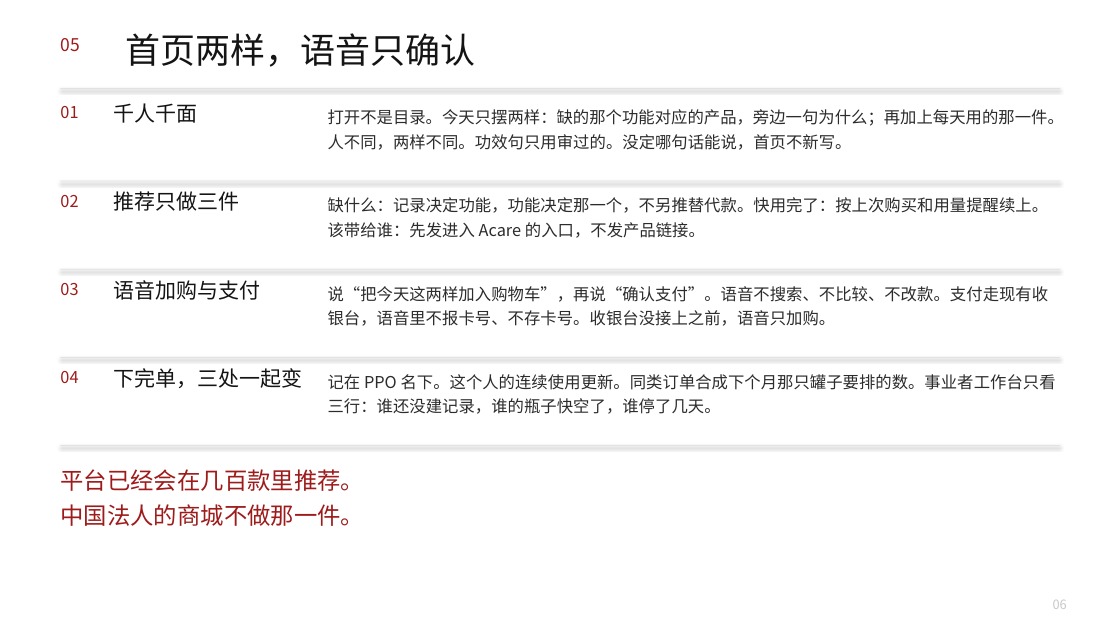
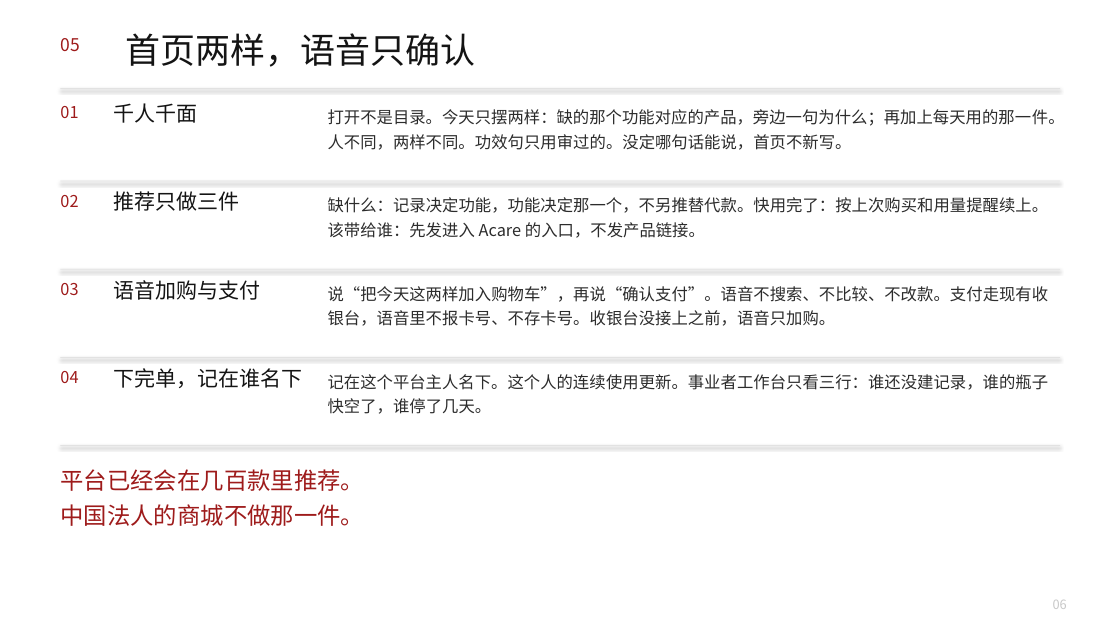
Before and after one commit to headshot9999/xiaoyi, a slide deck: slide 6 of 艾多美何以成为100兆韩元企业.pptx. Drawn at 1120x630 pixels with LibreOffice and Linux fonts; fonts in the diff are those of the drawing. Boxes give left, top, right and bottom in pixels: in the first picture for what was removed or moved away, otherwise in the second. Text is boxed around its words. In the diff, an @@ line names an element or a change of style, - is before the commit and + after.

```diff
--- a/艾多美何以成为100兆韩元企业.pptx
+++ b/艾多美何以成为100兆韩元企业.pptx
@@ text at [113, 368, 302, 388]: text changed @@
-下完单，三处一起变
+下完单，记在谁名下
@@ text at [328, 374, 1049, 414]: text changed @@
-记在 PPO 名下。这个人的连续使用更新。同类订单合成下个月那只罐子要排的数。事业者工作台只看三行：谁还没建记录，谁的瓶子快空了，谁停了几天。
+记在这个平台主人名下。这个人的连续使用更新。事业者工作台只看三行：谁还没建记录，谁的瓶子快空了，谁停了几天。
```
Also in this commit, not shown: 4 other slides changed, 3 other files.
